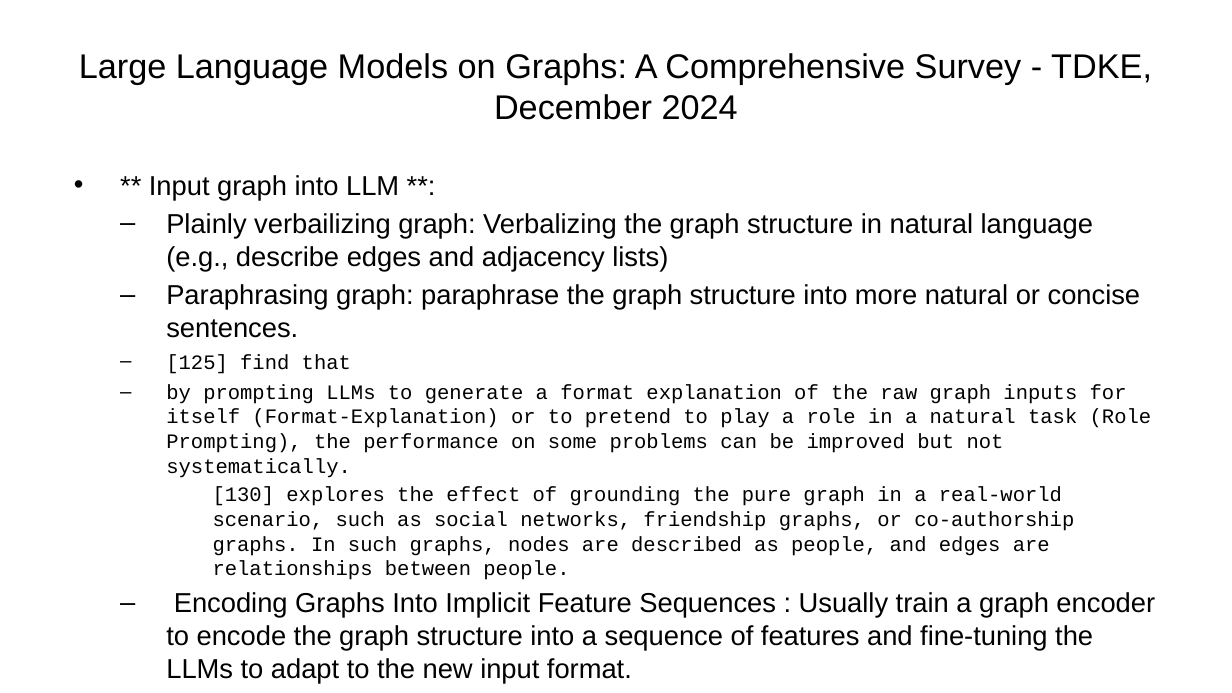
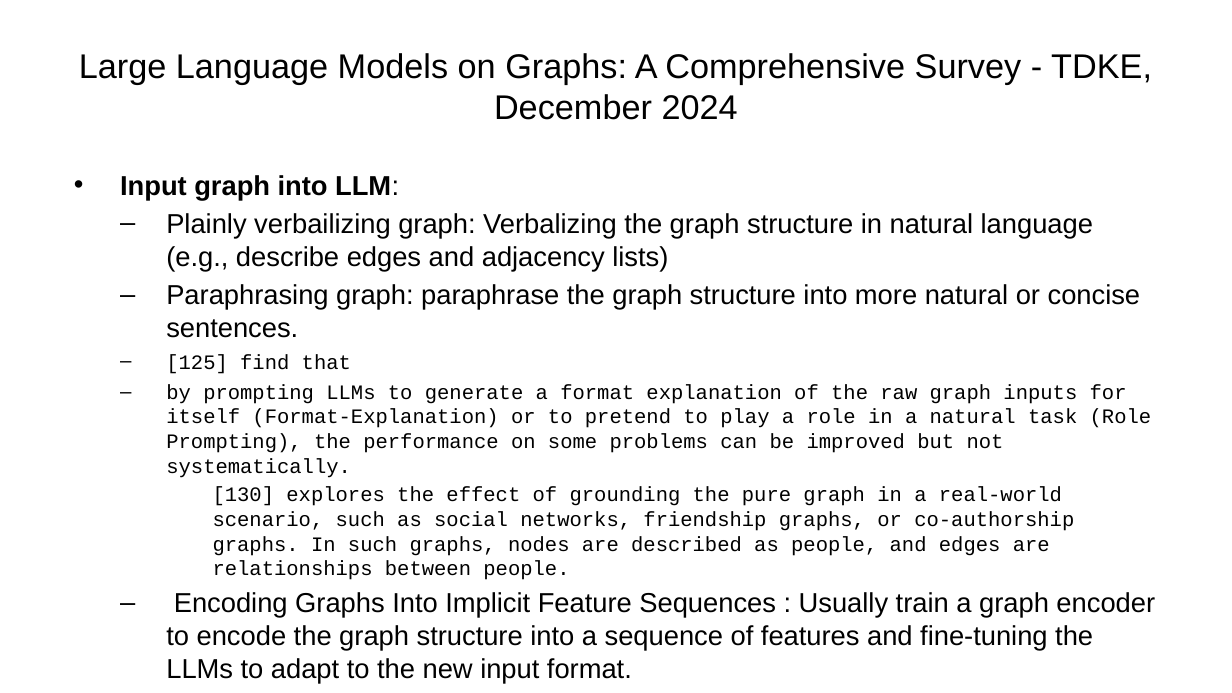
Before and after one commit to ManuelePasini/slides-markdown, a slide deck: slide 3 of graph_llm.pptx. Drawn at 1232x693 pixels with LibreOffice and Linux fonts; fonts in the diff are those of the drawing. Boxes give left, top, right and bottom in pixels: in the first picture for what was removed or moved away, otherwise in the second. Text is boxed around its words. In the diff, an @@ line names an element or a change of style, - is before the commit and + after.

```diff
--- a/graph_llm.pptx
+++ b/graph_llm.pptx
@@ text at <box>120,175,399,200</box>: text changed; bold on @@
-• ** Input graph into LLM **:
+• Input graph into LLM:
```
Also in this commit, not shown: 1 other slide changed, 5 other files.
